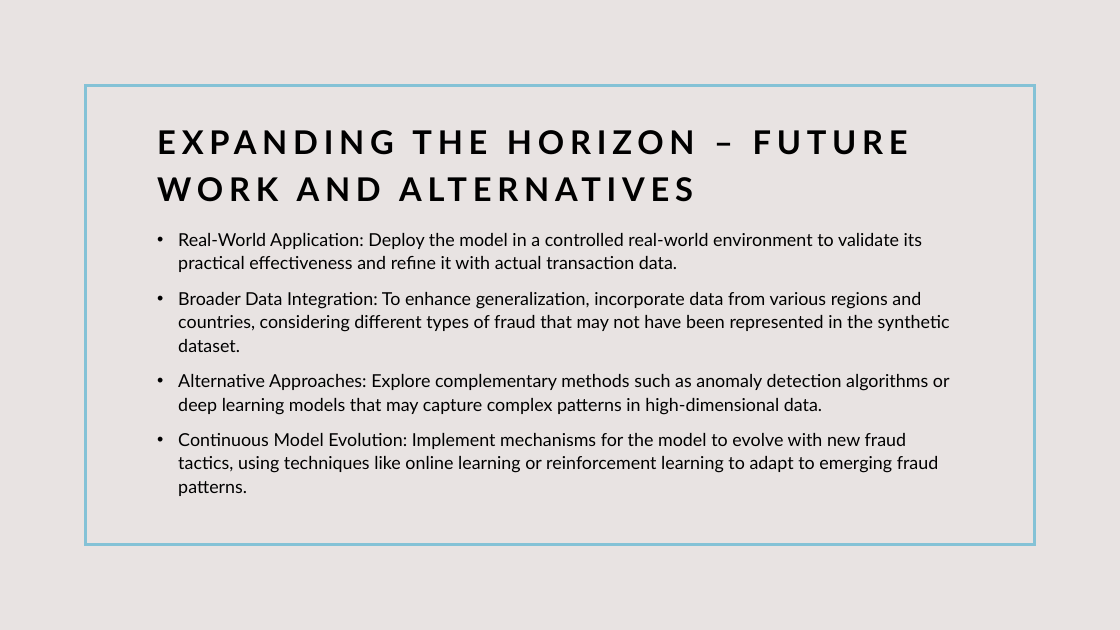
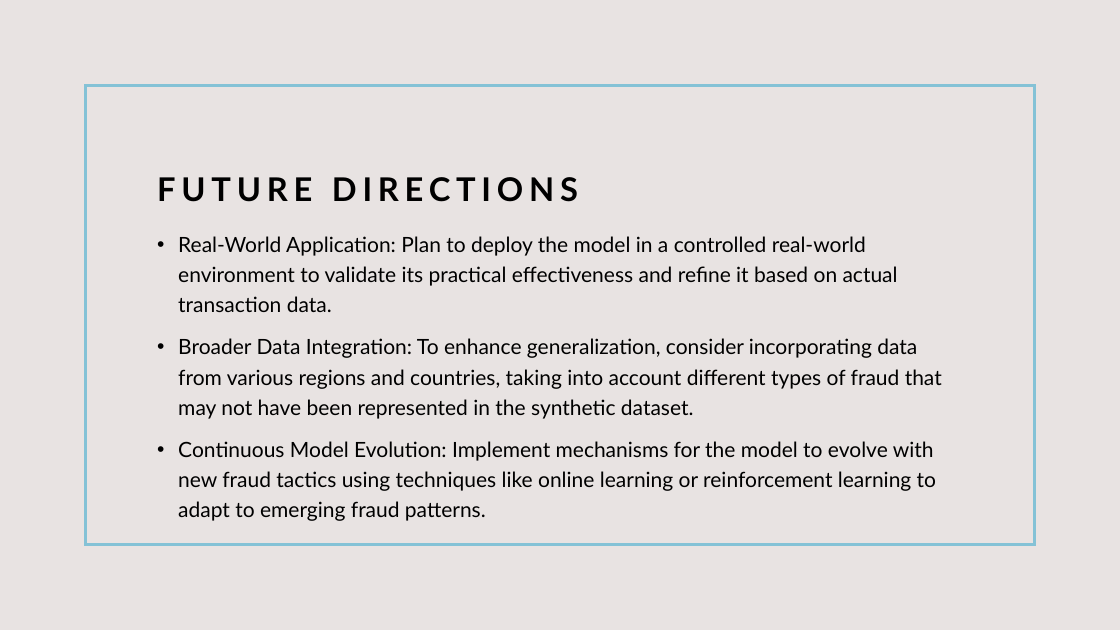
Before and after one commit to AfnanAbdullahi/Capstone_2_Fraud_Detection, a slide deck: slide 14 of Capstone_2_SlideDeck.pptx (slide 25 before the commit). Drawn at 1120x630 pixels with LibreOffice and Linux fonts; fonts in the diff are those of the drawing. Boxes give left, top, right and bottom in pixels: in the first picture for what was removed or moved away, otherwise in the second. Text is boxed around its words. In the diff, an @@ line names an element or a change of style, - is before the commit and + after.

```diff
--- a/Capstone_2_SlideDeck.pptx
+++ b/Capstone_2_SlideDeck.pptx
@@ title at (157,177,578,202): text changed @@
-EXPANDING THE HORIZON – FUTURE WORK AND ALTERNATIVES
+FUTURE DIRECTIONS
@@ text at (178,236,942,521): text changed; size 15.3 to 18 pt @@
-• Real-World Application: Deploy the model in a controlled real-world environment to validate its practical effectiveness and refine it with actual transaction data.
-• Broader Data Integration: To enhance generalization, incorporate data from various regions and countries, considering different types of fraud that may not have been represented in the synthetic dataset.
-• Alternative Approaches: Explore complementary methods such as anomaly detection algorithms or deep learning models that may capture complex patterns in high-dimensional data.
-• Continuous Model Evolution: Implement mechanisms for the model to evolve with new fraud tactics, using techniques like online learning or reinforcement learning to adapt to emerging fraud patterns.
+• Real-World Application: Plan to deploy the model in a controlled real-world environment to validate its practical effectiveness and refine it based on actual transaction data.
+• Broader Data Integration: To enhance generalization, consider incorporating data from various regions and countries, taking into account different types of fraud that may not have been represented in the synthetic dataset.
+• Continuous Model Evolution: Implement mechanisms for the model to evolve with new fraud tactics using techniques like online learning or reinforcement learning to adapt to emerging fraud patterns.
```
Also in this commit, not shown: 7 other slides changed, 3 slides added, 12 slides removed.
